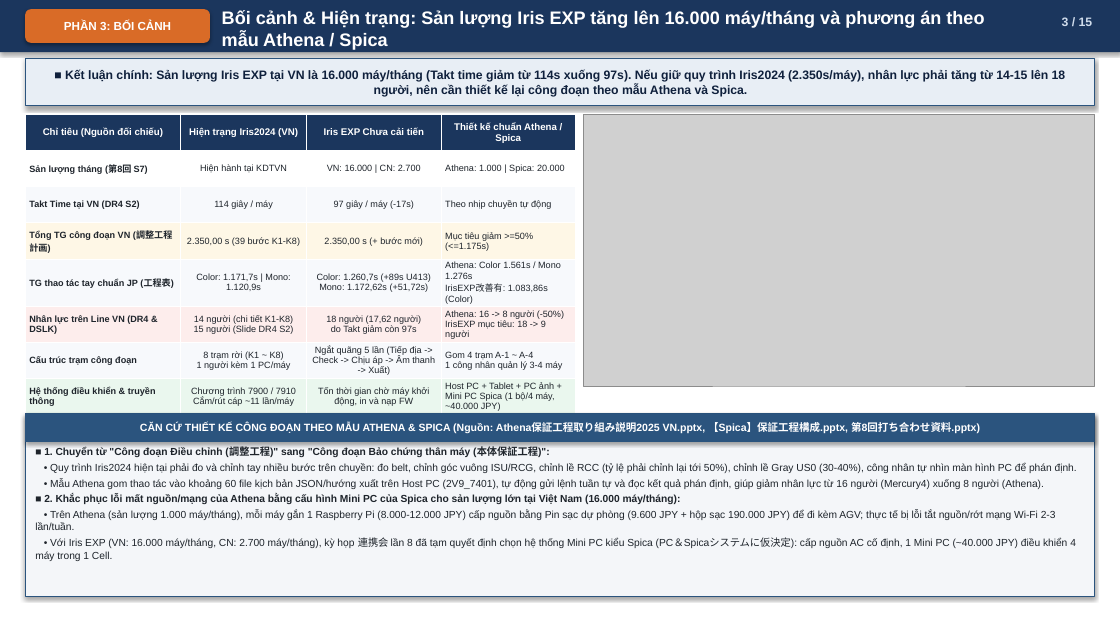
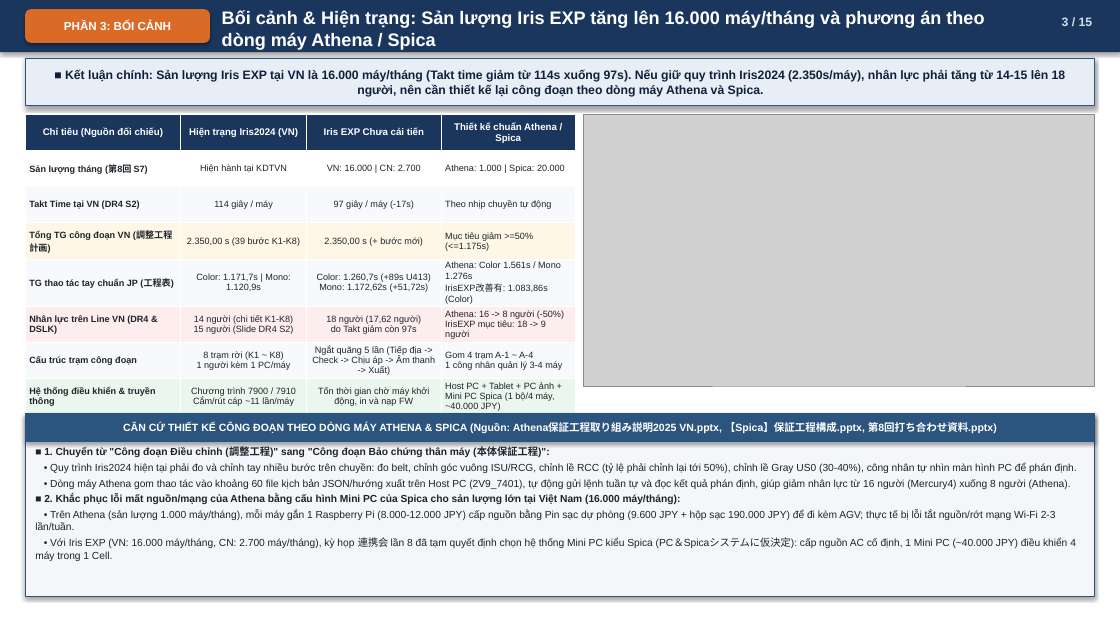
Before and after one commit to Nakazasen/bao_cao_dc_EXPIris, a slide deck: slide 3 of IrisEXP_Bao-cao-de-an-VN.pptx. Drawn at 1120x630 pixels with LibreOffice and Linux fonts; fonts in the diff are those of the drawing; grey boxes stand for pictures. Boxes give left, top, right and bottom in pixels: in the first picture for what was removed or moved away, otherwise in the second. Text is boxed around its words. In the diff, an @@ line names an element or a change of style, - is before the commit and + after.

Commit message:
Replace all occurrences of 'mẫu' with 'dòng máy' (系) across all slides

```diff
--- a/IrisEXP_Bao-cao-de-an-VN.pptx
+++ b/IrisEXP_Bao-cao-de-an-VN.pptx
@@ text at (222,10,984,50): text changed @@
-Bối cảnh & Hiện trạng: Sản lượng Iris EXP tăng lên 16.000 máy/tháng và phương án theo mẫu Athena / Spica
+Bối cảnh & Hiện trạng: Sản lượng Iris EXP tăng lên 16.000 máy/tháng và phương án theo dòng máy Athena / Spica
@@ text in rectangle at (65,70,1066,97): text changed @@
-■ Kết luận chính: Sản lượng Iris EXP tại VN là 16.000 máy/tháng (Takt time giảm từ 114s xuống 97s). Nếu giữ quy trình Iris2024 (2.350s/máy), nhân lực phải tăng từ 14-15 lên 18 người, nên cần thiết kế lại công đoạn theo mẫu Athena và Spica.
+■ Kết luận chính: Sản lượng Iris EXP tại VN là 16.000 máy/tháng (Takt time giảm từ 114s xuống 97s). Nếu giữ quy trình Iris2024 (2.350s/máy), nhân lực phải tăng từ 14-15 lên 18 người, nên cần thiết kế lại công đoạn theo dòng máy Athena và Spica.
@@ text in rectangle at (123,422,997,434): text changed @@
-CĂN CỨ THIẾT KẾ CÔNG ĐOẠN THEO MẪU ATHENA & SPICA (Nguồn: Athena保証工程取り組み説明2025 VN.pptx, 【Spica】保証工程構成.pptx, 第8回打ち合わせ資料.pptx)
+CĂN CỨ THIẾT KẾ CÔNG ĐOẠN THEO DÒNG MÁY ATHENA & SPICA (Nguồn: Athena保証工程取り組み説明2025 VN.pptx, 【Spica】保証工程構成.pptx, 第8回打ち合わせ資料.pptx)
@@ text at (50,479,1071,489): text changed @@
-• Mẫu Athena gom thao tác vào khoảng 60 file kịch bản JSON/hướng xuất trên Host PC (2V9_7401), tự động gửi lệnh tuần tự và đọc kết quả phán định, giúp giảm nhân lực từ 16 người (Mercury4) xuống 8 người (Athena).
+• Dòng máy Athena gom thao tác vào khoảng 60 file kịch bản JSON/hướng xuất trên Host PC (2V9_7401), tự động gửi lệnh tuần tự và đọc kết quả phán định, giúp giảm nhân lực từ 16 người (Mercury4) xuống 8 người (Athena).
```
Also in this commit, not shown: 3 other slides changed.
